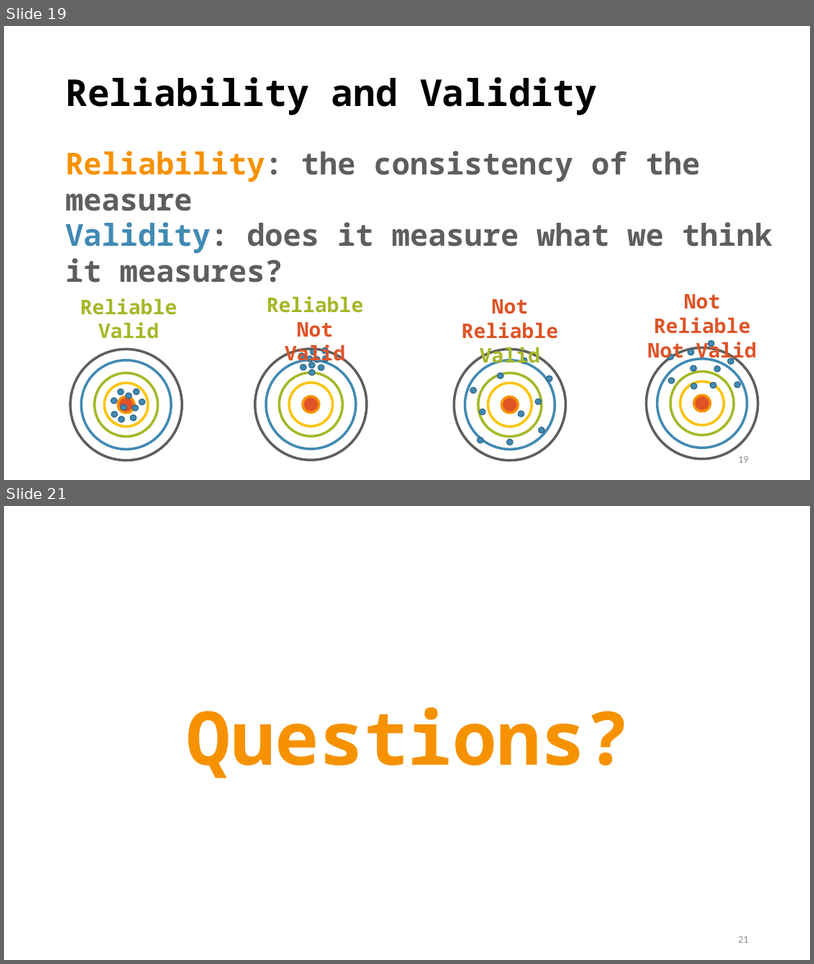
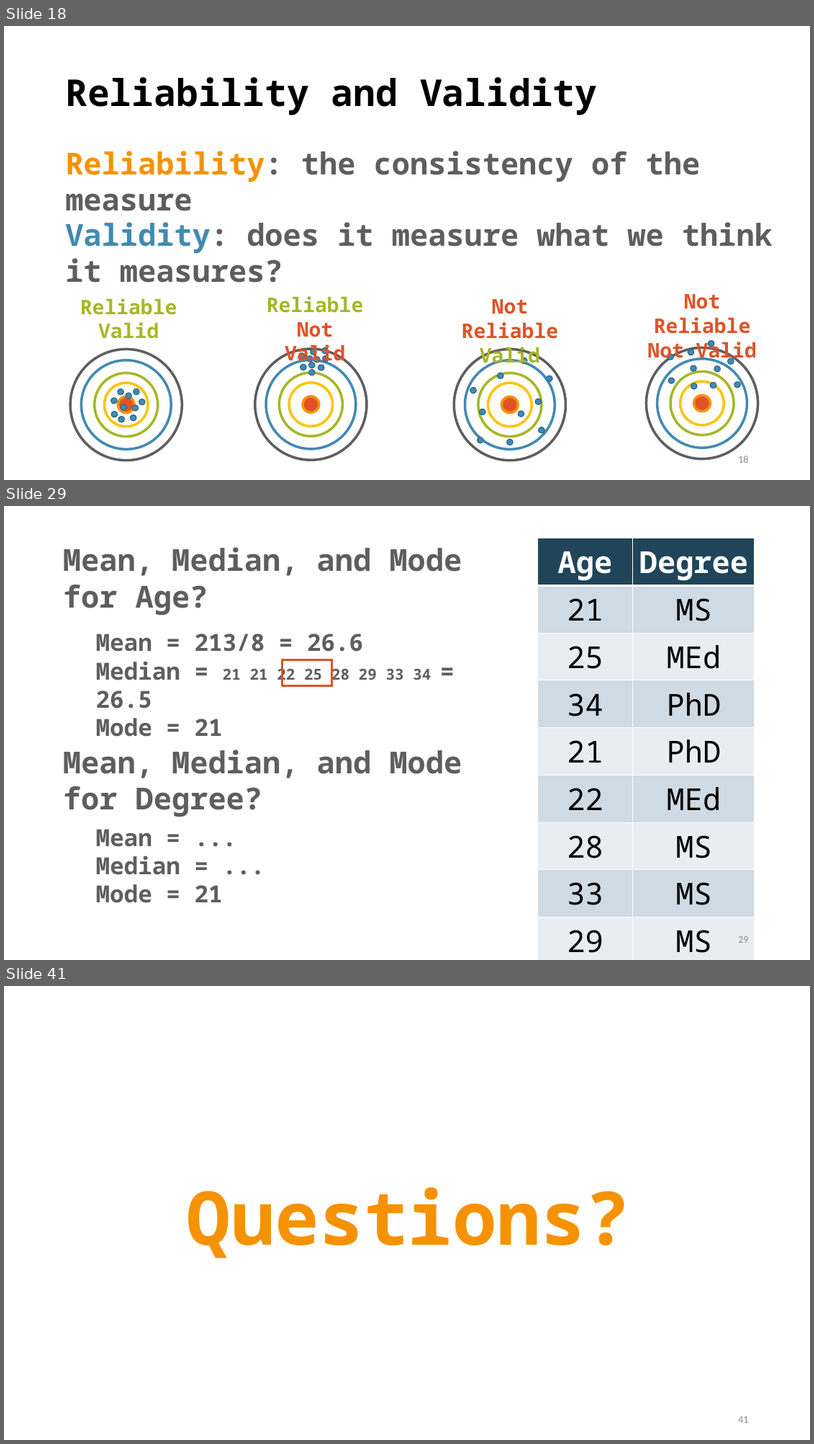
Before and after one commit to TysonStanley/EDU-6050, a slide deck: Slides/03_EDUC_6050_2018.pptx. Shown one above the other, each under a label of ours: slides 19 and 21 before the commit, slides 18, 29 and 41 after it; the slides between them are not shown. The pictures are 814x964 and 814x1444 pixels, drawn with LibreOffice and Linux fonts; fonts in the diff are those of the drawing. Boxes give left, top, right and bottom in pixels: in the first picture for what was removed or moved away, otherwise in the second. Text is boxed around its words. In the diff, an @@ line names an element or a change of style, - is before the commit and + after.

```diff
--- a/Slides/03_EDUC_6050_2018.pptx
+++ b/Slides/03_EDUC_6050_2018.pptx
@@ slide 29 added at (4, 506, 810, 960), background #FFFFFF @@
@@ text added at (63, 547, 463, 615), 36 pt, text #5E5E5E, bold @@
+Mean, Median, and Mode for Age?
@@ table added at (538, 538, 755, 955), 9 rows, 2 columns @@
+Age | Degree
+21 | MS
+25 | MEd
+34 | PhD
+21 | PhD
+22 | MEd
+28 | MS
+33 | MS
+29 | MS
@@ text added at (96, 633, 431, 736), 28 pt, text #5E5E5E, bold @@
+Mean = 213/8 = 26.6
+Median = 21 21 22 25 28 29 33 34 = 26.5
+Mode = 21
@@ rectangle added at (283, 659, 332, 686), outline #DF5327 2.25 pt @@
@@ text added at (63, 749, 463, 817), 36 pt, text #5E5E5E, bold @@
+Mean, Median, and Mode for Degree?
@@ text added at (96, 829, 223, 903), 28 pt, text #5E5E5E, bold @@
+Mean = ...
+Median = ...
+Mode = 21
@@ page number added at (567, 929, 603, 952), 12 pt, text #8C8C8C @@
+29
@@ what was slide 19 is now slide 18 @@
@@ page number at (738, 455, 748, 462): text changed @@
-19
+18
@@ what was slide 21 is now slide 41 @@
@@ page number at (738, 1416, 748, 1422): text changed @@
-21
+41
```
Also in this commit, not shown: 1 slide changed, 21 other slides added, 2 slides removed, 9 other files.
